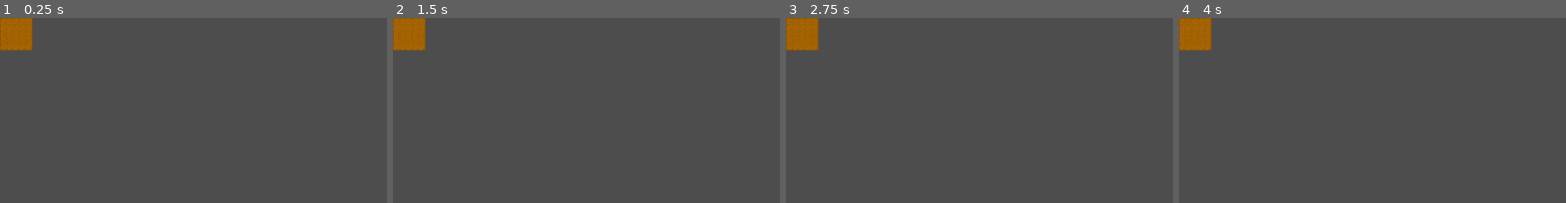
Above: before the commit, frames 1-4 (left to right).
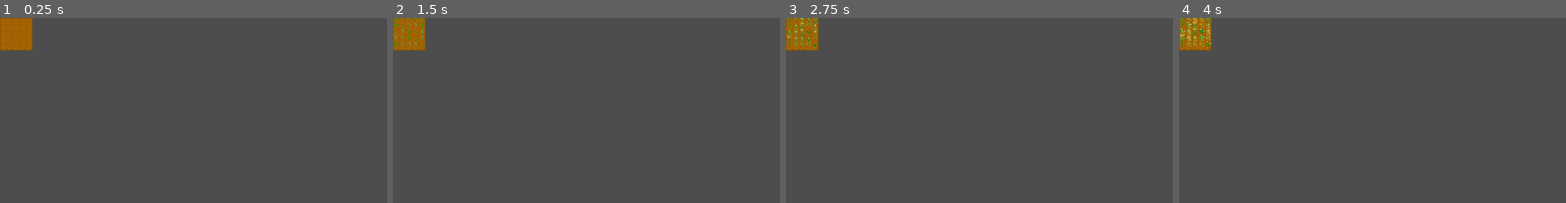
Above: after the commit, the same moments.

Repository: Sosenteam/farmy-farm
Game: Godot game, scene res://tile_managing/tile_manager.tscn
The game is run twice, just before and just after one commit, with the same random seed, the same clock (stepped at 60 frames per second) and the same inputs. The project has no main scene, so this scene is started directly.
Inputs (mouse positions are % of the whole screen's width and height, from its top left):
- Up to frame 1 (0.25 s): no input
- Up to frame 2 (1.5 s): tap Enter at 0.5 s; move the mouse to (72, 45) at 0.52 s; click (72, 45) at 0.67 s; tap Space at 1.25 s; move the mouse to (30, 55) at 1.27 s; click (30, 55) at 1.42 s
- Up to frame 3 (2.75 s): tap Enter at 2 s; move the mouse to (60, 28) at 2.02 s; click (60, 28) at 2.17 s
- Up to frame 4 (4 s): tap Space at 2.75 s; move the mouse to (45, 70) at 2.77 s; click (45, 70) at 2.92 s; move the mouse to (80, 65) at 3.52 s; click (80, 65) at 3.67 s
The pictures show only the part of the screen within x 0-50%, y 0-50%; the shares and areas given below are measured in that part.

The runs differ from the first frame. In frame 1, less than 0.1% of the frame differs, in the area x 3-4%, y 5-14%; in frame 2, 0.3%; in frame 3, 0.5%; in frame 4, 0.6%, in the area x 0-9%, y 0-17%.

Commit message:
Fixed array index oob error

Diff:
--- a/tile_managing/tile_manager.gd
+++ b/tile_managing/tile_manager.gd
@@ -12,8 +12,8 @@
 func _ready() -> void:
 	Global.on_tick.connect(on_tick)
 	for i in tiles.cells:
-		#map.append(Tile.new(Dirt,[Corn,Wheat,Carrot].pick_random())
-		map.append(Tile.new(Dirt,Wheat))
+		map.append(Tile.new(Dirt,[Corn,Wheat,Carrot].pick_random()))
+		#map.append(Tile.new(Dirt,Wheat))
 	render()
 
 func on_tick():
--- a/tiles/implementations/occupant_implementations/plants/plant.gd
+++ b/tiles/implementations/occupant_implementations/plants/plant.gd
@@ -23,8 +23,9 @@
 			dirt_tile.growth_rate_multiplier
 
 		growth_percentage += effectiveGrowthRate;
+		print(str(base_growth_rate) + " " + str(effectiveGrowthRate))
 
-		if growth_stages.size() + 1 > current_growth_stage: # not at max
+		if growth_stages.size() - 1 > current_growth_stage: # not at max
 			if growth_percentage >= growth_stages[current_growth_stage + 1]:
 				current_growth_stage += 1
 				change_growth_stage.emit(crop_name, current_growth_stage)
--- a/tiles/tile_constants.gd
+++ b/tiles/tile_constants.gd
@@ -6,7 +6,8 @@
 const ticks_per_day:int = ticks_per_second * 90
 @export var BASE_WATER_LOSS:float = 1.0/ticks_per_day
 @export var BASE_GROWTH_RATE:float = 1.0/480.0 # 0.00208333333
-@export var BASE_NUTRIENT_UPTAKE:float = 0.25/ticks_per_day
+#@export var BASE_NUTRIENT_UPTAKE:float = 0.25/ticks_per_day
+@export var BASE_NUTRIENT_UPTAKE:float = 0
 
 @export_category("Crop Constants")
 
